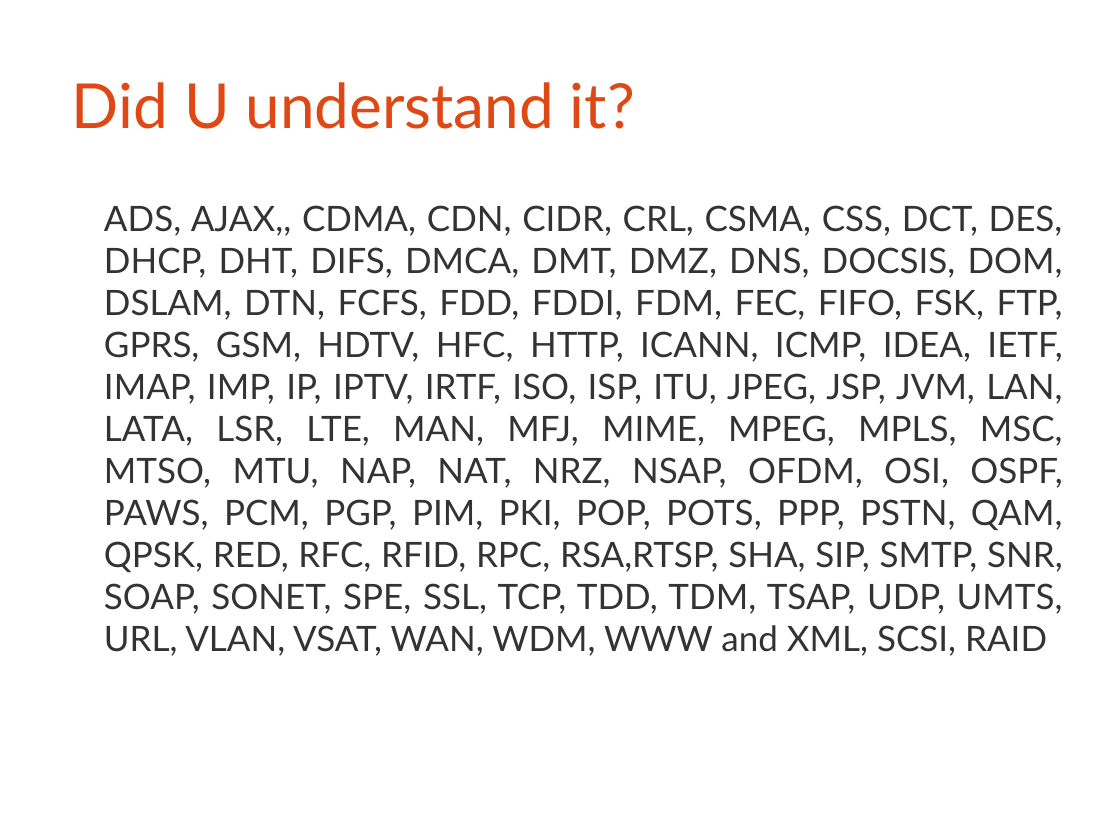
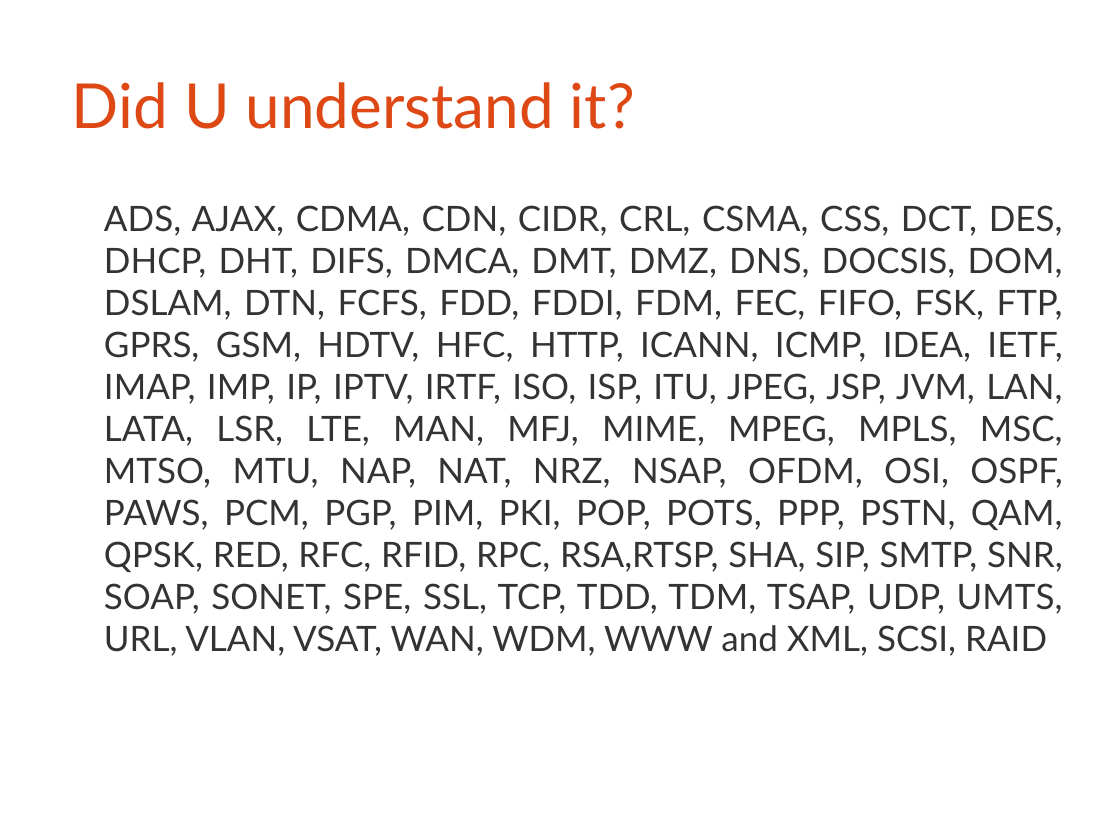
Before and after one commit to bagustris/TIK, a slide deck: slide 12 of tik-7b.odp. Drawn at 1120x840 pixels with LibreOffice and Linux fonts; fonts in the diff are those of the drawing. Boxes give left, top, right and bottom in pixels: in the first picture for what was removed or moved away, otherwise in the second. Text is boxed around its words. In the diff, an @@ line names an element or a change of style, - is before the commit and + after.

```diff
--- a/tik-7b.odp
+++ b/tik-7b.odp
@@ text at bbox=[104, 205, 1063, 656]: text changed @@
-ADS, AJAX,, CDMA, CDN, CIDR, CRL, CSMA, CSS, DCT, DES, DHCP, DHT, DIFS, DMCA, DMT, DMZ, DNS, DOCSIS, DOM, DSLAM, DTN, FCFS, FDD, FDDI, FDM, FEC, FIFO, FSK, FTP, GPRS, GSM, HDTV, HFC, HTTP, ICANN, ICMP, IDEA, IETF, IMAP, IMP, IP, IPTV, IRTF, ISO, ISP, ITU, JPEG, JSP, JVM, LAN, LATA, LSR, LTE, MAN, MFJ, MIME, MPEG, MPLS, MSC, MTSO, MTU, NAP, NAT, NRZ, NSAP, OFDM, OSI, OSPF, PAWS, PCM, PGP, PIM, PKI, POP, POTS, PPP, PSTN, QAM, QPSK, RED, RFC, RFID, RPC, RSA,RTSP, SHA, SIP, SMTP, SNR, SOAP, SONET, SPE, SSL, TCP, TDD, TDM, TSAP, UDP, UMTS, URL, VLAN, VSAT, WAN, WDM, WWW and XML, SCSI, RAID
+ADS, AJAX, CDMA, CDN, CIDR, CRL, CSMA, CSS, DCT, DES, DHCP, DHT, DIFS, DMCA, DMT, DMZ, DNS, DOCSIS, DOM, DSLAM, DTN, FCFS, FDD, FDDI, FDM, FEC, FIFO, FSK, FTP, GPRS, GSM, HDTV, HFC, HTTP, ICANN, ICMP, IDEA, IETF, IMAP, IMP, IP, IPTV, IRTF, ISO, ISP, ITU, JPEG, JSP, JVM, LAN, LATA, LSR, LTE, MAN, MFJ, MIME, MPEG, MPLS, MSC, MTSO, MTU, NAP, NAT, NRZ, NSAP, OFDM, OSI, OSPF, PAWS, PCM, PGP, PIM, PKI, POP, POTS, PPP, PSTN, QAM, QPSK, RED, RFC, RFID, RPC, RSA,RTSP, SHA, SIP, SMTP, SNR, SOAP, SONET, SPE, SSL, TCP, TDD, TDM, TSAP, UDP, UMTS, URL, VLAN, VSAT, WAN, WDM, WWW and XML, SCSI, RAID
```
Also in this commit, not shown: 6 other files.
